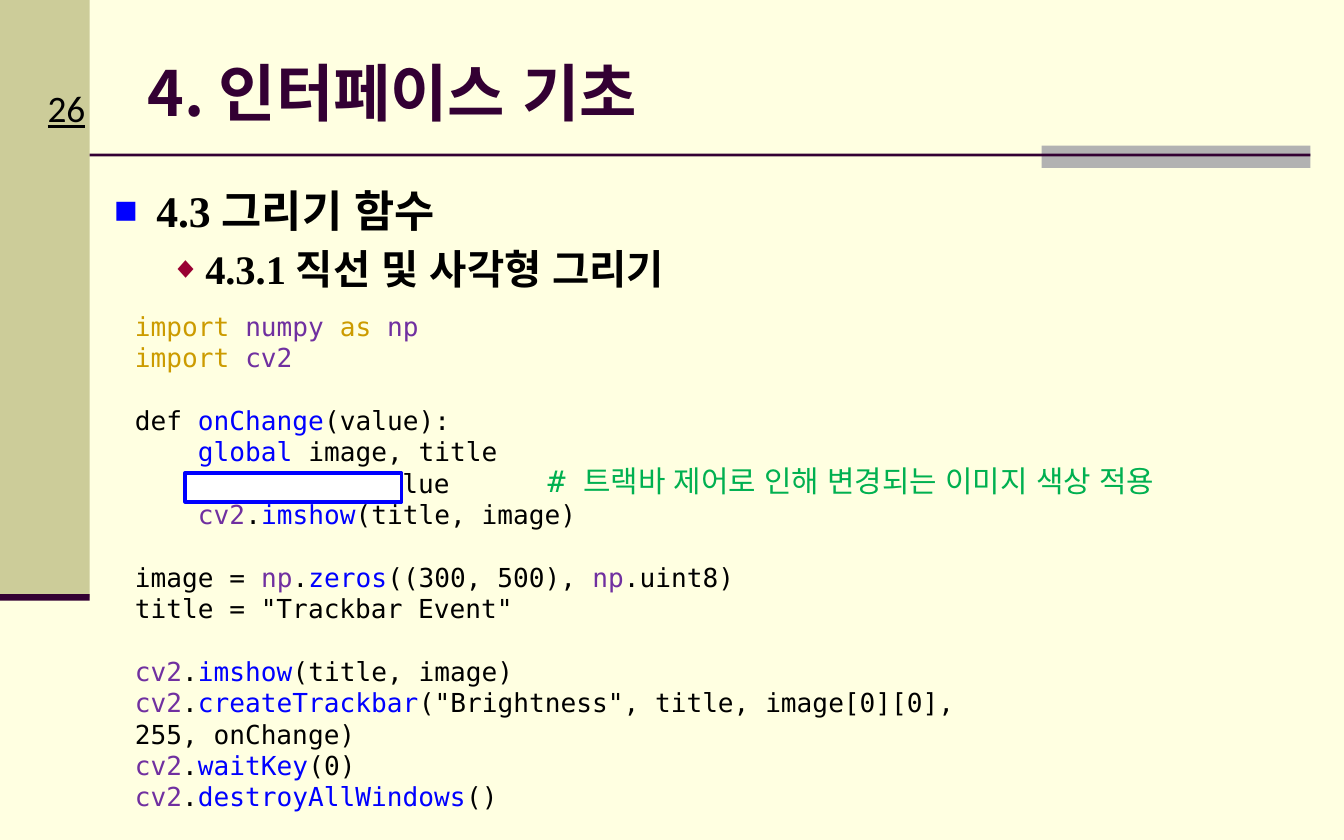
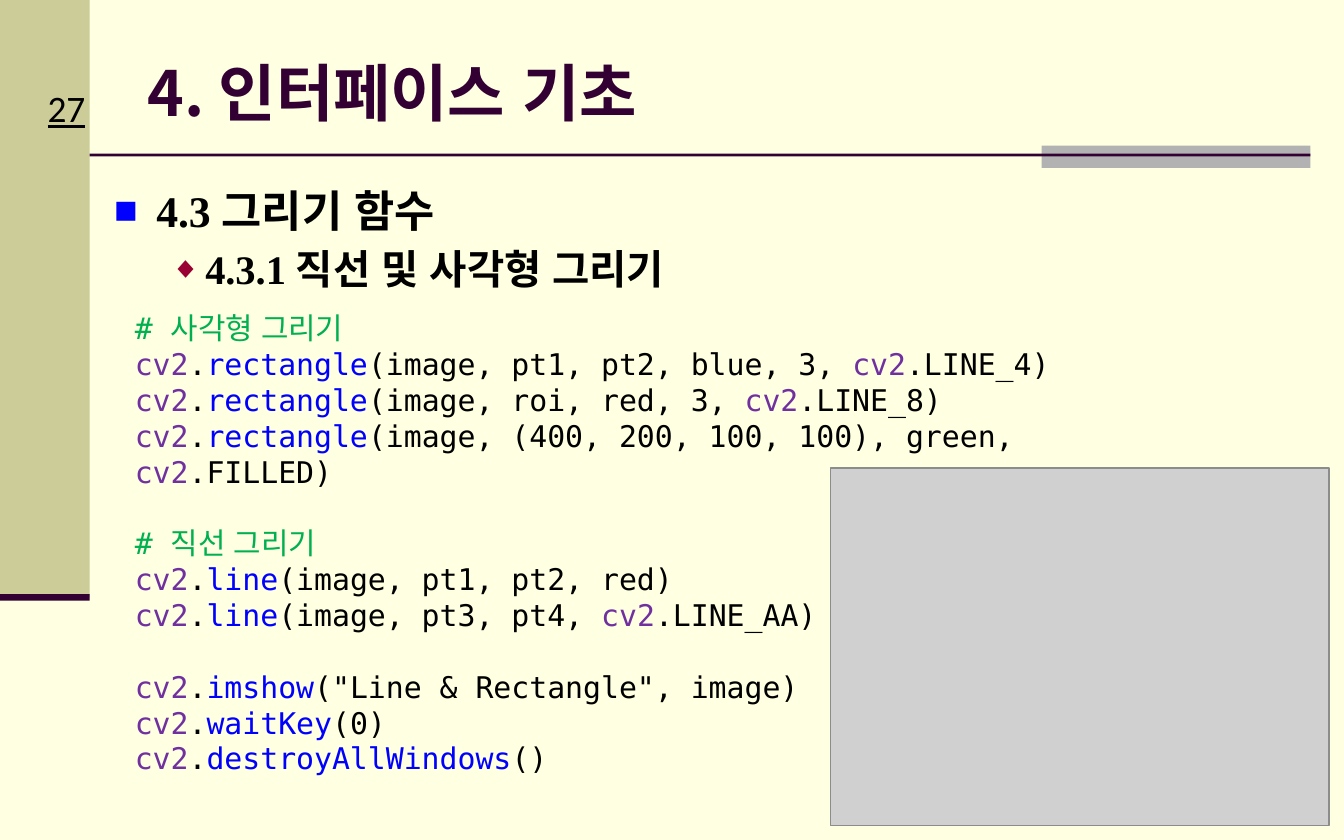
Before and after one commit to Hitbee-dev/OpenCV-Python, a slide deck: slide 27 of 2022-09-27/documents/CH_03, 04_파이썬 기초_실습3, 사용자 인터페이스 및 IO처리.pptx (slide 26 before the commit). Drawn at 1344x840 pixels with LibreOffice and Linux fonts; fonts in the diff are those of the drawing; grey boxes stand for pictures; background and template pictures are left out. Boxes give left, top, right and bottom in pixels: in the first picture for what was removed or moved away, otherwise in the second. Text is boxed around its words. In the diff, an @@ line names an element or a change of style, - is before the commit and + after.

```diff
--- a/2022-09-27/documents/CH_03, 04_파이썬 기초_실습3, 사용자 인터페이스 및 IO처리.pptx
+++ b/2022-09-27/documents/CH_03, 04_파이썬 기초_실습3, 사용자 인터페이스 및 IO처리.pptx
@@ page number at (48, 97, 86, 128): text changed @@
-26
+27
@@ text at (135, 314, 1049, 704): text changed; size 14 to 16 pt @@
-import numpy as np
-import cv2
-def onChange(value):
-global image, title
-image[:] = value
-cv2.imshow(title, image)
-image = np.zeros((300, 500), np.uint8)
-title = "Trackbar Event"
-cv2.imshow(title, image)
-cv2.createTrackbar("Brightness", title, image[0][0], 255, onChange)
+# 사각형 그리기
+cv2.rectangle(image, pt1, pt2, blue, 3, cv2.LINE_4)
+cv2.rectangle(image, roi, red, 3, cv2.LINE_8)
+cv2.rectangle(image, (400, 200, 100, 100), green, cv2.FILLED)
+# 직선 그리기
+cv2.line(image, pt1, pt2, red)
+cv2.line(image, pt3, pt4, cv2.LINE_AA)
+cv2.imshow("Line & Rectangle", image)
@@ rectangle removed at (185, 473, 402, 503) @@
@@ text removed at (583, 467, 1154, 495) @@
-# 트랙바 제어로 인해 변경되는 이미지 색상 적용
@@ picture added at (831, 468, 1329, 825) @@
@@ text at (135, 711, 386, 740): size 14 to 16 pt in "cv2.waitKey(0)", "cv2.destroyAllWindows()" @@
```
Also in this commit, not shown: 1 slide added, 1 other file.
